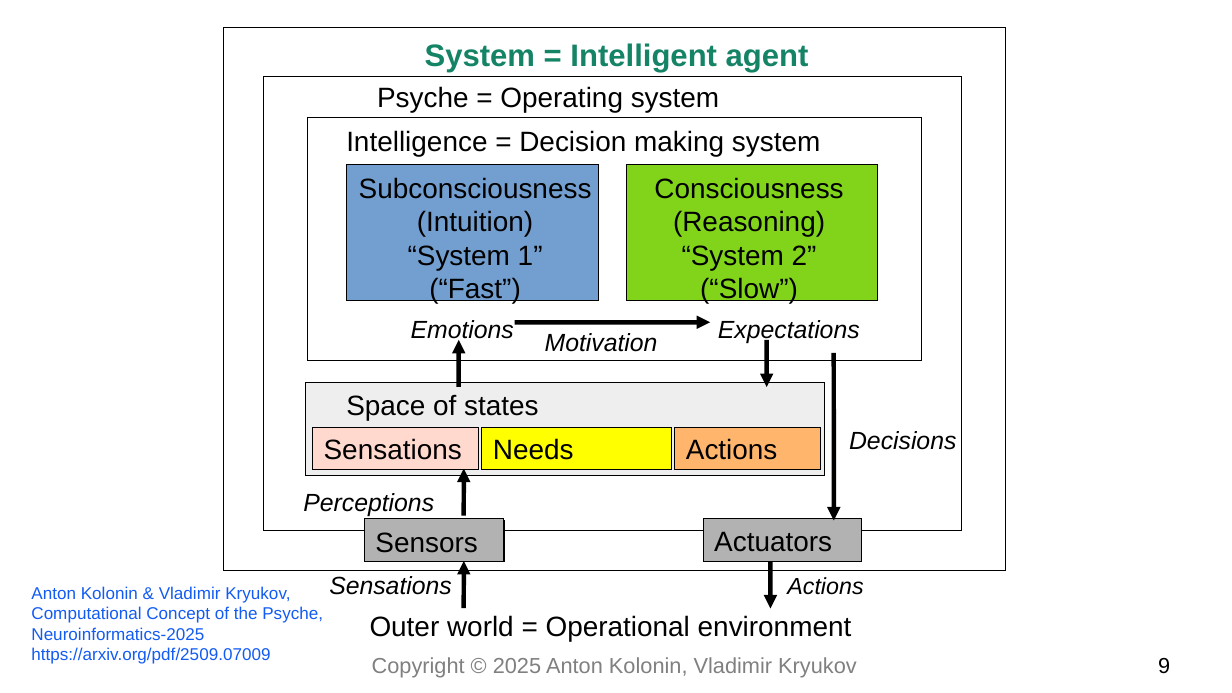
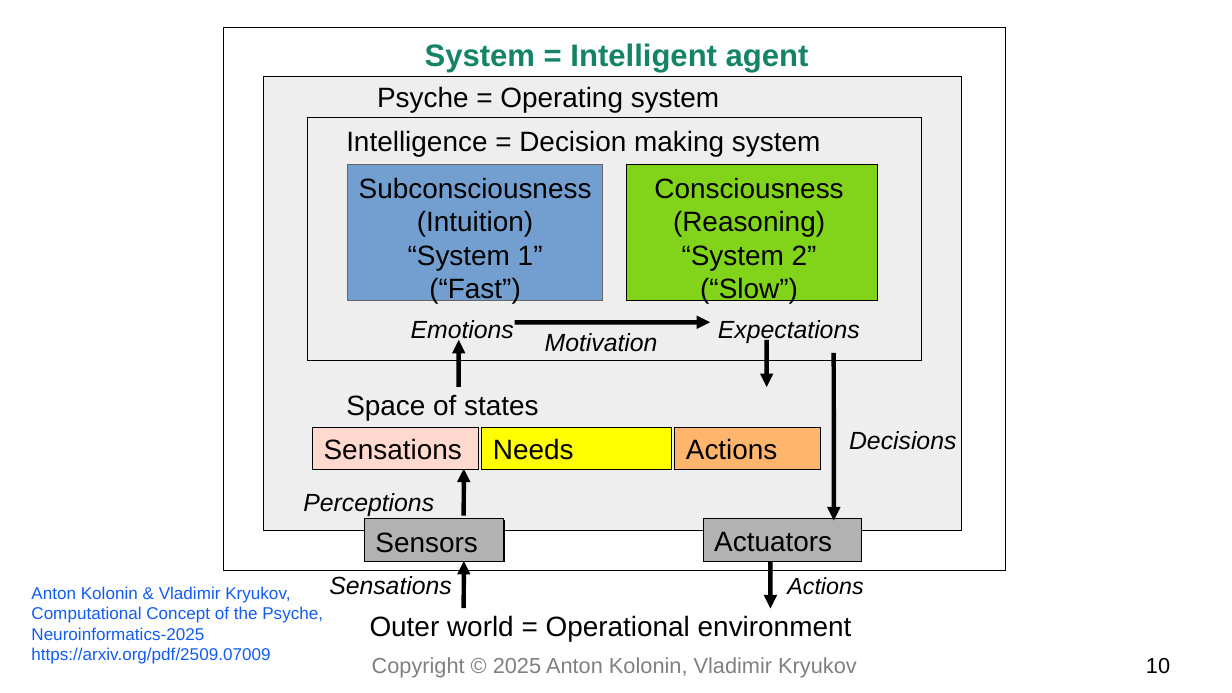
Before and after one commit to aigents/iai, a slide deck: slide 10 of docs/2025/psyche_model_kolonin_en.odp (slide 9 before the commit). Drawn at 1232x693 pixels with LibreOffice and Linux fonts; fonts in the diff are those of the drawing. Boxes give left, top, right and bottom in pixels: in the first picture for what was removed or moved away, otherwise in the second. Text is boxed around its words. In the diff, an @@ line names an element or a change of style, - is before the commit and + after.

```diff
--- a/docs/2025/psyche_model_kolonin_en.odp
+++ b/docs/2025/psyche_model_kolonin_en.odp
@@ rectangle at (263, 77, 961, 531): fill none to #EEEEEE @@
@@ rectangle removed at (347, 164, 598, 301) @@
@@ rectangle "Subconsciousness": place and size @@
-rectangle "Subconsciousness" at (359, 177, 592, 303)
+rectangle "Subconsciousness" at (348, 164, 603, 301)
@@ rectangle "Subconsciousness" at (348, 164, 603, 301): fill none to #729FCF; outline none to #666666 0 pt @@
@@ rectangle removed at (306, 382, 826, 475) @@
@@ page number at (1146, 658, 1170, 674): text changed @@
-9
+10
```
Also in this commit, not shown: 7 other slides changed, 1 slide added, 1 other file.
